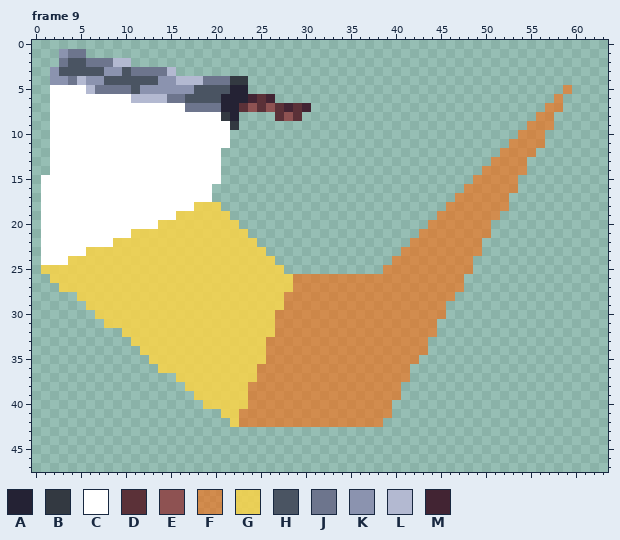
Pixel-art file, stored at assets/weapon_melee_sword.aseprite. Above, as it was before the edit.
64x48 pixels, 12 frames. Shown: frame 9. The commit also changed other frames, which this record leaves out.
Palette (. is transparent): A #242234  B #333941  C #ffffff  D #5b3138  E #8e5252  F #fa6a0a99  G #ffd541cc  H #4a5462  J #6d758d  K #8b93af  L #b3b9d1  M #422433
Now the later version:
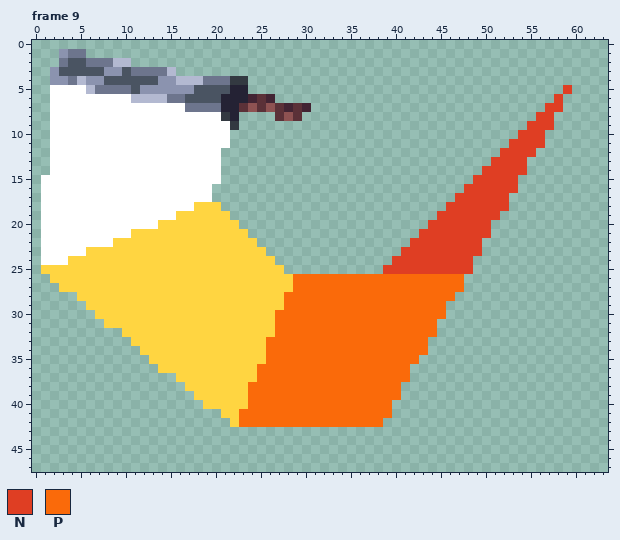
Colours new in this view: N #df3e23  P #fa6a0a
Edits made:
@@ palette @@
-G #ffd541cc
+G #ffd541
--- frame 9, layer "Swoosh"
@@ x 21..61 @@
  4 JBB......................................
- 5 HAA...................................F..
- 6 AAAMDM...............................F...
- 7 AADEDEDMDM..........................FF...
- 8 BA....DED..........................FF....
- 9 CB................................FFF....
-10 C................................FFF.....
-11 C...............................FFFF.....
-12 ...............................FFFF......
-13 ..............................FFFF.......
-14 .............................FFFFF.......
-15 ............................FFFFF........
-16 ...........................FFFFFF........
-17 ..........................FFFFFF.........
-18 .........................FFFFFFF.........
-19 G.......................FFFFFFF..........
-20 GG.....................FFFFFFF...........
-21 GGG...................FFFFFFFF...........
-22 GGGG.................FFFFFFFF............
-23 GGGGG...............FFFFFFFFF............
-24 GGGGGG.............FFFFFFFFF.............
-25 GGGGGGG...........FFFFFFFFFF.............
-26 GGGGGGGGFFFFFFFFFFFFFFFFFFF..............
-27 GGGGGGGGFFFFFFFFFFFFFFFFFFF..............
-28 GGGGGGGFFFFFFFFFFFFFFFFFFF...............
-29 GGGGGGGFFFFFFFFFFFFFFFFFF................
-30 GGGGGGFFFFFFFFFFFFFFFFFFF................
-31 GGGGGGFFFFFFFFFFFFFFFFFF.................
-32 GGGGGGFFFFFFFFFFFFFFFFFF.................
-33 GGGGGFFFFFFFFFFFFFFFFFF..................
-34 GGGGGFFFFFFFFFFFFFFFFFF..................
-35 GGGGGFFFFFFFFFFFFFFFFF...................
-36 GGGGFFFFFFFFFFFFFFFFF....................
-37 GGGGFFFFFFFFFFFFFFFFF....................
-38 GGGFFFFFFFFFFFFFFFFF.....................
-39 GGGFFFFFFFFFFFFFFFFF.....................
-40 GGGFFFFFFFFFFFFFFFF......................
-41 GGFFFFFFFFFFFFFFFFF......................
-42 .GFFFFFFFFFFFFFFFF.......................
+ 5 HAA...................................N..
+ 6 AAAMDM...............................N...
+ 7 AADEDEDMDM..........................NN...
+ 8 BA....DED..........................NN....
+ 9 CB................................NNN....
+10 C................................NNN.....
+11 C...............................NNNN.....
+12 ...............................NNNN......
+13 ..............................NNNN.......
+14 .............................NNNNN.......
+15 ............................NNNNN........
+16 ...........................NNNNNN........
+17 ..........................NNNNNN.........
+18 .........................NNNNNNN.........
+19 G.......................NNNNNNN..........
+20 GG.....................NNNNNNN...........
+21 GGG...................NNNNNNNN...........
+22 GGGG.................NNNNNNNN............
+23 GGGGG...............NNNNNNNNN............
+24 GGGGGG.............NNNNNNNNN.............
+25 GGGGGGG...........NNNNNNNNNN.............
+26 GGGGGGGGPPPPPPPPPPPPPPPPPPP..............
+27 GGGGGGGGPPPPPPPPPPPPPPPPPPP..............
+28 GGGGGGGPPPPPPPPPPPPPPPPPPP...............
+29 GGGGGGGPPPPPPPPPPPPPPPPPP................
+30 GGGGGGPPPPPPPPPPPPPPPPPPP................
+31 GGGGGGPPPPPPPPPPPPPPPPPP.................
+32 GGGGGGPPPPPPPPPPPPPPPPPP.................
+33 GGGGGPPPPPPPPPPPPPPPPPP..................
+34 GGGGGPPPPPPPPPPPPPPPPPP..................
+35 GGGGGPPPPPPPPPPPPPPPPP...................
+36 GGGGPPPPPPPPPPPPPPPPP....................
+37 GGGGPPPPPPPPPPPPPPPPP....................
+38 GGGPPPPPPPPPPPPPPPPP.....................
+39 GGGPPPPPPPPPPPPPPPPP.....................
+40 GGGPPPPPPPPPPPPPPPP......................
+41 GGPPPPPPPPPPPPPPPPP......................
+42 .GPPPPPPPPPPPPPPPP.......................
 43 .........................................
Changed places in both pictures, as pixel boxes (x1, y1, x2, y2):
changed: (41, 85, 572, 427)
